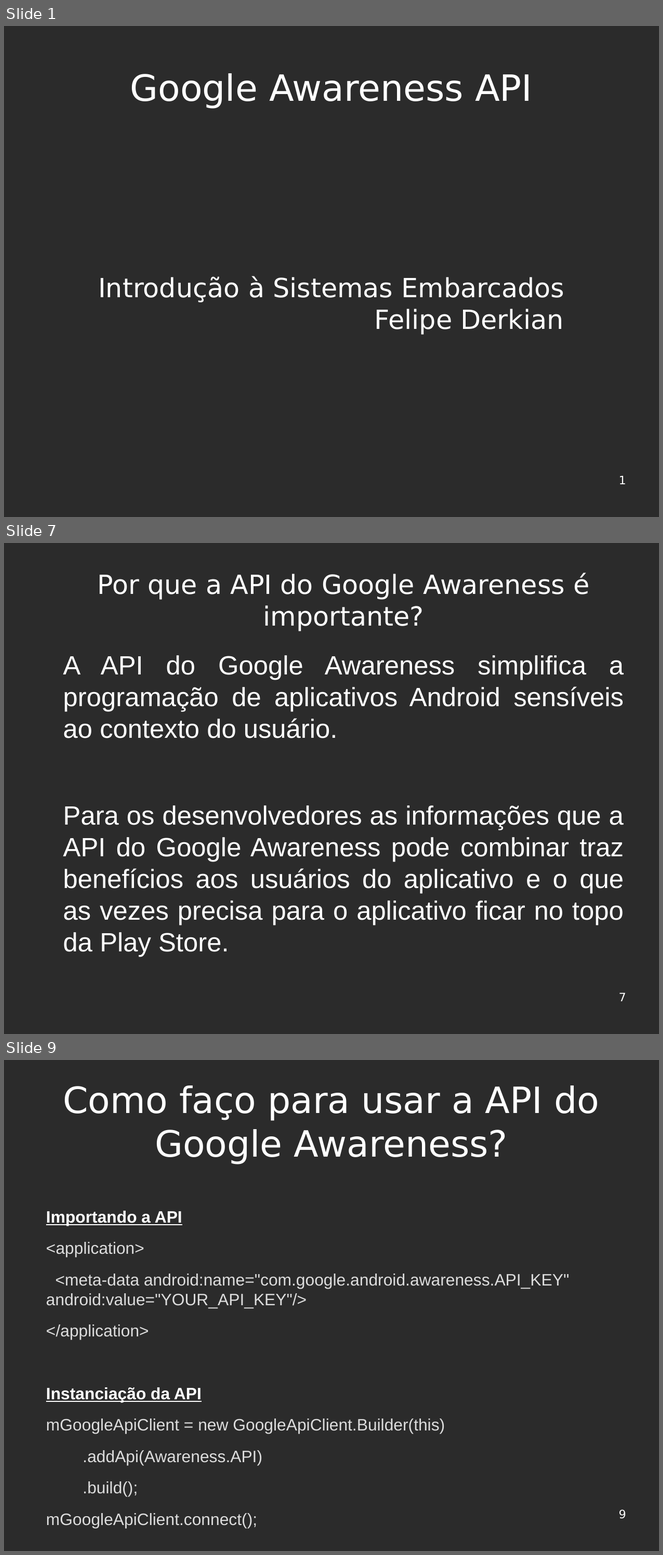
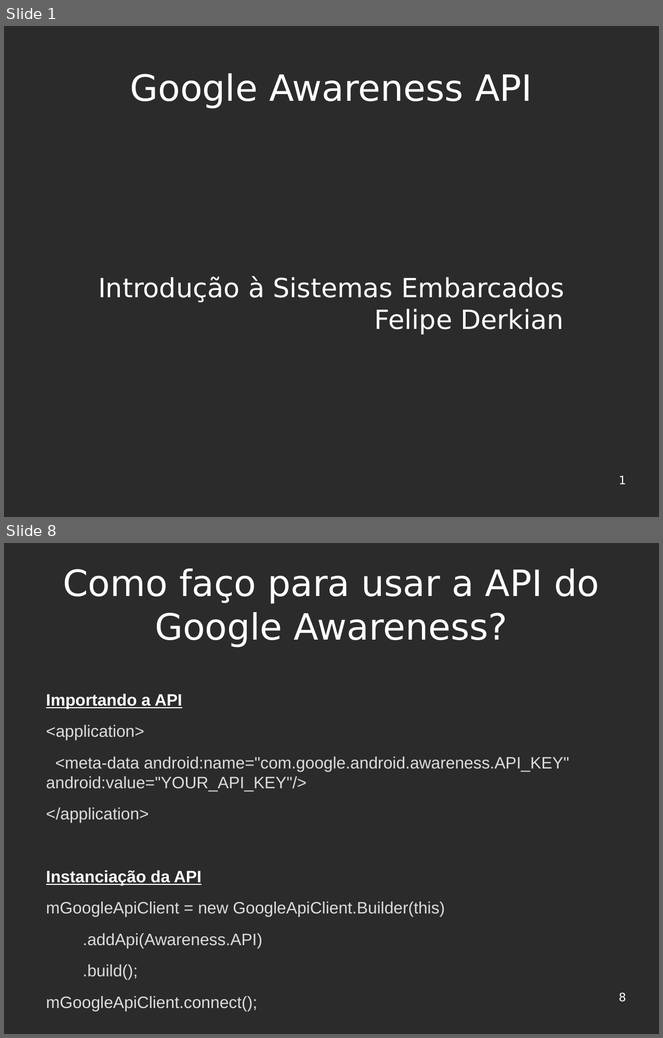
Before and after one commit to felipekian/seminario_FelipeDerkian_ISE_UFRR_2019, a slide deck: Seminário - ISE.odp. Shown one above the other, each under a label of ours: slides 1, 7 and 9 before the commit, slides 1 and 8 after it; the slides between them are not shown. The pictures are 663x1555 and 663x1038 pixels, drawn with LibreOffice and Linux fonts; fonts in the diff are those of the drawing; background and template pictures are left out; a plain dark background stands for a picture behind light text. Boxes give left, top, right and bottom in pixels: in the first picture for what was removed or moved away, otherwise in the second. Text is boxed around its words. In the diff, an @@ line names an element or a change of style, - is before the commit and + after.

```diff
--- a/Seminário - ISE.odp
+++ b/Seminário - ISE.odp
@@ slide 7 removed at (4,543,659,1034), background picture (left out) @@
@@ title removed at (97,573,590,631) @@
-Por que a API do Google Awareness é importante?
@@ text removed at (63,655,624,957) @@
-A API do Google Awareness simplifica a programação de aplicativos Android sensíveis ao contexto do usuário.
-Para os desenvolvedores as informações que a API do Google Awareness pode combinar traz benefícios aos usuários do aplicativo e o que as vezes precisa para o aplicativo ficar no topo da Play Store.
@@ page number removed at (619,993,626,1002) @@
-7
@@ what was slide 9 is now slide 8 @@
@@ page number at (619,993,626,1002): text changed @@
-9
+8
```
Also in this commit, not shown: 7 slides changed, 2 other files.
